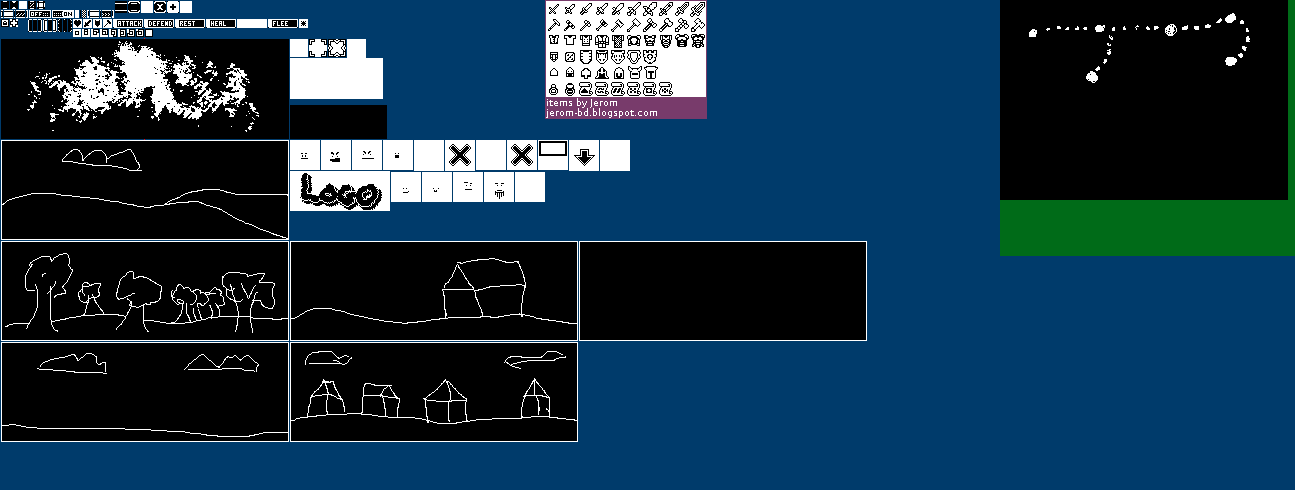
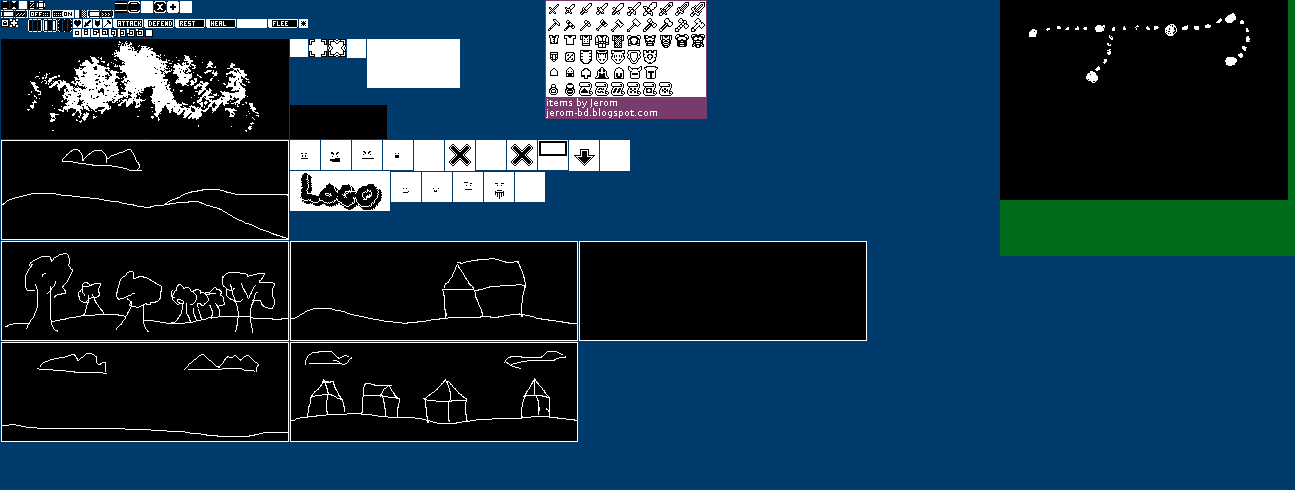
Layered file, before and after one edit (1295 × 490). Changes by layer:
painted on "sprites.png" over [290,39,460,99]
